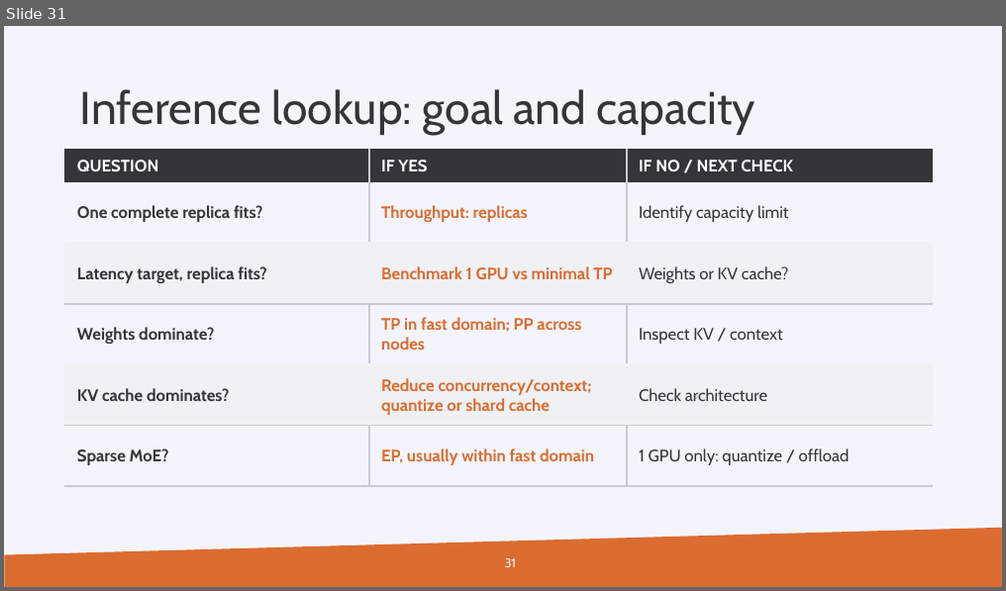
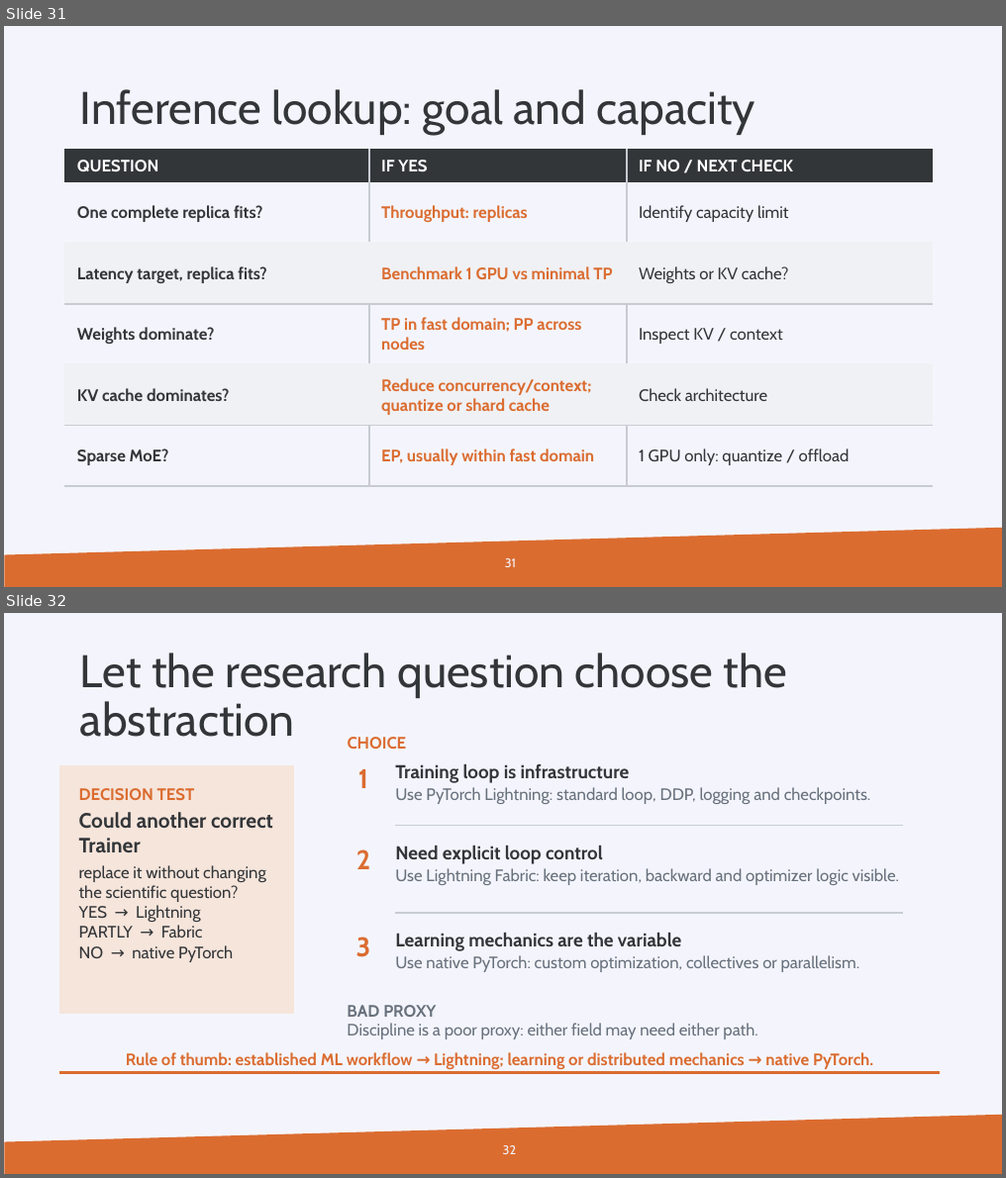
Before and after one commit to gjbex/Machine-learning-with-Python, a slide deck: multi_gpu_machine_learning.pptx. Shown one above the other, each under a label of ours: slide 31 before the commit, slides 31 and 32 after it. The pictures are 1006x591 and 1006x1178 pixels, drawn with LibreOffice and Linux fonts; fonts in the diff are those of the drawing; background and template pictures are left out. Boxes give left, top, right and bottom in pixels: in the first picture for what was removed or moved away, otherwise in the second. Text is boxed around its words. In the diff, an @@ line names an element or a change of style, - is before the commit and + after.

Commit message:
Add FSDP and PyTorch Lightning equivalents

```diff
--- a/multi_gpu_machine_learning.pptx
+++ b/multi_gpu_machine_learning.pptx
@@ slide 32 added at (4,613,1002,1174), background #F4F5FC; not listed: 1 template element that a slide beside it also shows @@
@@ title added at (80,653,787,737), 44 pt, text #333639 @@
+Let the research question choose the abstraction
@@ text added at (348,737,407,749), 16 pt, text #DB6C30, bold @@
+CHOICE
@@ rectangle added at (60,766,294,1014), fill #F6E5DB, outline #F6E5DB 0 pt @@
@@ text added at (79,788,195,800), 16 pt, text #DB6C30, bold @@
+DECISION TEST
@@ text added at (358,769,368,788), 26 pt, text #DB6C30, bold @@
+1
@@ text added at (395,764,630,783), 18 pt, text #333639, bold @@
+Training loop is infrastructure
@@ text added at (395,787,871,804), 16 pt, text #68717C @@
+Use PyTorch Lightning: standard loop, DDP, logging and checkpoints.
@@ text added at (79,812,273,853), 20 pt, text #333639, bold @@
+Could another correct Trainer
@@ text added at (356,850,370,869), 26 pt, text #DB6C30, bold @@
+2
@@ rectangle added at (395,825,902,826), fill #C7CBD2, outline #C7CBD2 0 pt @@
@@ text added at (395,846,603,864), 18 pt, text #333639, bold @@
+Need explicit loop control
@@ text added at (79,865,266,962), 16 pt, text #333639 @@
+replace it without changing the scientific question?
+YES → Lightning
+PARTLY → Fabric
+NO → native PyTorch
@@ text added at (395,868,899,885), 16 pt, text #68717C @@
+Use Lightning Fabric: keep iteration, backward and optimizer logic visible.
@@ text added at (356,937,371,958), 26 pt, text #DB6C30, bold @@
+3
@@ rectangle added at (395,912,902,913), fill #C7CBD2, outline #C7CBD2 0 pt @@
@@ text added at (395,933,682,952), 18 pt, text #333639, bold @@
+Learning mechanics are the variable
@@ text added at (395,956,860,972), 16 pt, text #68717C @@
+Use native PyTorch: custom optimization, collectives or parallelism.
@@ text added at (347,1005,436,1017), 16 pt, text #68717C, bold @@
+BAD PROXY
@@ text added at (347,1023,757,1040), 16 pt, text #68717C @@
+Discipline is a poor proxy: either field may need either path.
@@ text added at (126,1053,873,1069), 16 pt, text #DB6C30, bold @@
+Rule of thumb: established ML workflow → Lightning; learning or distributed mechanics → native PyTorch.
@@ rectangle added at (60,1071,940,1073), fill #DB6C30, outline #DB6C30 0 pt @@
@@ page number added at (503,1146,516,1155), 12 pt, text #F4F5FC @@
+32
```
Also in this commit, not shown: 8 other files.
